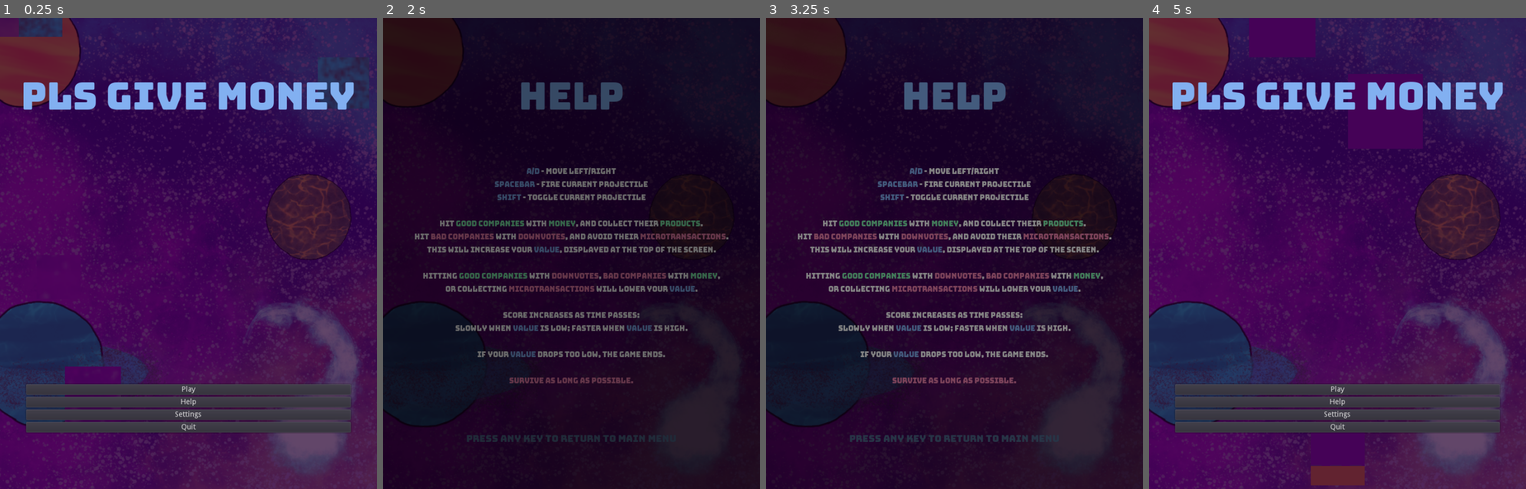
Above: before the commit, frames 1-4 (left to right).
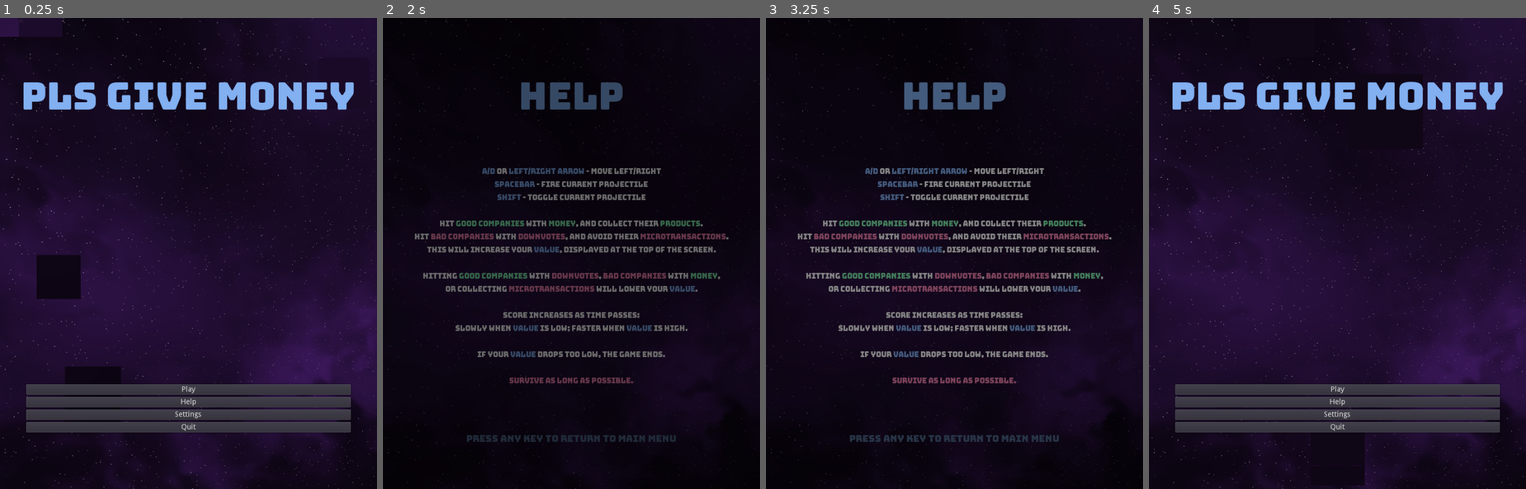
Above: after the commit, the same moments.

Repository: SJPGDD/PlsGiveMoney
Game: Godot game, scene res://Scenes/Menu.tscn
Two runs of this game, one before a commit and one after it. Both use one fixed random seed, a clock stepped at 60 frames per second and the inputs below.
Inputs (mouse positions are in pixels of both pictures, inside the frame that each line leads up to):
- Up to frame 1 (0.25 s): no input
- Up to frame 2 (2 s): click "Help" at 0.5 s; move the mouse to (654, 229) at 1.27 s; hold D (move_right) from 1.28 s (still down); tap Shift (toggle_projectile) at 1.35 s
- Up to frame 3 (3.25 s): tap Enter at 2, 2.75 s; move the mouse to (879, 277) at 2.02 s; release D (move_right) at 2.03 s; hold A (move_left) 2.03-2.78 s; tap Shift (toggle_projectile) at 2.1 s; move the mouse to (992, 149) at 2.77 s; hold D (move_right) from 2.78 s (still down); hold Space (fire_projectile) from 2.78 s (still down)
- Up to frame 4 (5 s): tap Enter at 3.5 s; move the mouse to (1318, 347) at 3.52 s; release Space (fire_projectile) at 3.53 s; tap Shift (toggle_projectile) at 3.6 s; move the mouse to (1450, 324) at 4.27 s; release D (move_right) at 4.28 s; hold A (move_left) from 4.28 s (still down); hold Space (fire_projectile) from 4.28 s (still down)

The runs differ from the first frame. In frame 1, 85% of the frame differs, in the area x 0-100%, y 0-100%; in frame 2, 16%; in frame 3, 37%; in frame 4, 85%.

Commit message:
Background Change, Scrolling, Music Changes

Diff:
--- a/PlsGiveMoneyGD/Scenes/Game.tscn
+++ b/PlsGiveMoneyGD/Scenes/Game.tscn
@@ -1,7 +1,7 @@
-[gd_scene load_steps=15 format=2]
+[gd_scene load_steps=21 format=2]
 
 [ext_resource path="res://Scripts/GameController.gd" type="Script" id=1]
-[ext_resource path="res://Assets/Textures/Backgrounds/Space.png" type="Texture" id=2]
+[ext_resource path="res://Assets/Textures/Backgrounds/SpaceGameSize.png" type="Texture" id=2]
 [ext_resource path="res://Scripts/Background.gd" type="Script" id=3]
 [ext_resource path="res://Scenes/Ships/Player.tscn" type="PackedScene" id=4]
 [ext_resource path="res://Scripts/CompanySpawner.gd" type="Script" id=5]
@@ -54,6 +54,76 @@
 "update": 0,
 "values": [ 0.0 ]
 }
+
+[sub_resource type="CanvasItemMaterial" id=11]
+
+render_priority = 0
+blend_mode = 1
+light_mode = 1
+
+[sub_resource type="Gradient" id=10]
+
+offsets = PoolRealArray( 0, 1 )
+colors = PoolColorArray( 1, 1, 1, 1, 1, 1, 1, 0 )
+
+[sub_resource type="GradientTexture" id=9]
+
+gradient = SubResource( 10 )
+width = 32
+
+[sub_resource type="Curve" id=7]
+
+min_value = 0.0
+max_value = 1.0
+bake_resolution = 100
+_data = [ Vector2( 0, 1 ), 0.0, 0.0, 0, 0, Vector2( 1, 0 ), 0.0, 0.0, 0, 0 ]
+
+[sub_resource type="CurveTexture" id=8]
+
+width = 32
+curve = SubResource( 7 )
+
+[sub_resource type="ParticlesMaterial" id=6]
+
+render_priority = 0
+trail_divisor = 200
+trail_size_modifier = SubResource( 8 )
+trail_color_modifier = SubResource( 9 )
+emission_shape = 2
+emission_box_extents = Vector3( 1, 360, 1 )
+flag_align_y = false
+flag_rotate_y = false
+flag_disable_z = true
+spread = 0.0
+flatness = 0.0
+gravity = Vector3( 0, 0, 0 )
+initial_velocity = 1000.0
+initial_velocity_random = 0.2
+angular_velocity = 0.0
+angular_velocity_random = 0.0
+orbit_velocity = 0.0
+orbit_velocity_random = 0.0
+linear_accel = 0.0
+linear_accel_random = 0.0
+radial_accel = 0.0
+radial_accel_random = 0.0
+tangential_accel = 0.0
+tangential_accel_random = 0.0
+damping = 0.0
+damping_random = 0.0
+angle = 0.0
+angle_random = 0.0
+scale = 2.0
+scale_random = 0.0
+color = Color( 0.971619, 0.882813, 1, 0.381216 )
+hue_variation = 0.0
+hue_variation_random = 0.0
+anim_speed = 0.0
+anim_speed_random = 0.0
+anim_offset = 0.0
+anim_offset_random = 0.0
+anim_loop = false
+_sections_unfolded = [ "Color", "Emission Shape", "Flags", "Gravity", "Initial Velocity", "Scale", "Spread", "Trail" ]
 
 [sub_resource type="StyleBoxFlat" id=4]
 
@@ -92,7 +162,7 @@
 font_data = ExtResource( 8 )
 _sections_unfolded = [ "Font", "Settings" ]
 
-[node name="Game" type="Node2D"]
+[node name="Game" type="Node2D" index="0"]
 
 script = ExtResource( 1 )
 company_hits_player = 1.0
@@ -100,14 +170,26 @@
 
 [node name="Background" type="Sprite" parent="." index="0"]
 
-self_modulate = Color( 0.498039, 0.498039, 0.498039, 1 )
+pause_mode = 2
 material = SubResource( 2 )
 texture = ExtResource( 2 )
 centered = false
+region_enabled = true
+region_rect = Rect2( 0, 0, 720, 8192 )
 script = ExtResource( 3 )
-_sections_unfolded = [ "Transform", "Visibility" ]
-
-[node name="Glitch" type="AnimationPlayer" parent="Background" index="0"]
+_sections_unfolded = [ "Animation", "Offset", "Pause", "Region", "Transform", "Visibility" ]
+scroll_speed = 100
+
+[node name="TileAbove" type="Sprite" parent="Background" index="0"]
+
+position = Vector2( 0, -900 )
+texture = ExtResource( 2 )
+centered = false
+region_enabled = true
+region_rect = Rect2( 0, 7292, 720, 900 )
+_sections_unfolded = [ "Offset", "Region", "Transform" ]
+
+[node name="Glitch" type="AnimationPlayer" parent="Background" index="1"]
 
 playback_process_mode = 1
 playback_default_blend_time = 0.0
@@ -118,25 +200,50 @@
 blend_times = [  ]
 autoplay = ""
 
-[node name="Projectiles" type="Node2D" parent="." index="1"]
+[node name="Stars" type="Particles2D" parent="." index="1"]
+
+material = SubResource( 11 )
+position = Vector2( 360, 0 )
+rotation = 1.5708
+emitting = true
+amount = 4000
+lifetime = 12.0
+one_shot = false
+preprocess = 2.0
+speed_scale = 2.0
+explosiveness = 0.0
+randomness = 0.2
+fixed_fps = 0
+fract_delta = true
+visibility_rect = Rect2( -100, -100, 200, 200 )
+local_coords = true
+draw_order = 0
+process_material = SubResource( 6 )
+texture = null
+normal_map = null
+h_frames = 1
+v_frames = 1
+_sections_unfolded = [ "Drawing", "Material", "Process Material", "Time", "Transform" ]
+
+[node name="Projectiles" type="Node2D" parent="." index="2"]
 
 _sections_unfolded = [ "Z" ]
 
-[node name="Player" parent="." index="2" instance=ExtResource( 4 )]
+[node name="Player" parent="." index="3" instance=ExtResource( 4 )]
 
 _sections_unfolded = [ "Material", "Pause", "Z" ]
 spawn = Vector2( 360, 800 )
 
-[node name="Companies" type="Node2D" parent="." index="3"]
+[node name="Companies" type="Node2D" parent="." index="4"]
 
 script = ExtResource( 5 )
 _sections_unfolded = [ "Z" ]
 
-[node name="Messages" type="Node2D" parent="." index="4"]
+[node name="Messages" type="Node2D" parent="." index="5"]
 
 script = ExtResource( 6 )
 
-[node name="UI" type="Control" parent="." index="5"]
+[node name="UI" type="Control" parent="." index="6"]
 
 anchor_left = 0.0
 anchor_top = 0.0
--- a/PlsGiveMoneyGD/Scenes/Help.tscn
+++ b/PlsGiveMoneyGD/Scenes/Help.tscn
@@ -1,6 +1,6 @@
 [gd_scene load_steps=8 format=2]
 
-[ext_resource path="res://Assets/Textures/Backgrounds/Space.png" type="Texture" id=1]
+[ext_resource path="res://Assets/Textures/Backgrounds/SpaceMenuSize.png" type="Texture" id=1]
 [ext_resource path="res://Assets/Fonts/BungeeDynamic.tres" type="DynamicFontData" id=2]
 
 [sub_resource type="GDScript" id=1]
@@ -46,7 +46,6 @@
 
 [node name="Background" type="Sprite" parent="." index="0"]
 
-self_modulate = Color( 0.498039, 0.498039, 0.498039, 1 )
 texture = ExtResource( 1 )
 centered = false
 _sections_unfolded = [ "Material", "Transform", "Visibility" ]
@@ -121,6 +120,7 @@
 margin_right = 670.0
 margin_bottom = 735.0
 rect_pivot_offset = Vector2( 0, 0 )
+rect_clip_content = true
 mouse_filter = 2
 size_flags_horizontal = 1
 size_flags_vertical = 3
@@ -132,7 +132,7 @@
 custom_colors/font_color_selected = Color( 0, 0, 0, 1 )
 custom_constants/line_separation = 10
 bbcode_enabled = true
-bbcode_text = "[center][color=#82aff0]A/D[/color] - Move Left/Right
+bbcode_text = "[center][color=#82aff0]A/D[/color] or [color=#82aff0]Left/Right Arrow[/color] - Move Left/Right
 [color=#82aff0]Spacebar[/color] - Fire Current Projectile
 [color=#82aff0]Shift[/color] - Toggle Current Projectile
 
--- a/PlsGiveMoneyGD/Scenes/Menu.tscn
+++ b/PlsGiveMoneyGD/Scenes/Menu.tscn
@@ -1,7 +1,7 @@
 [gd_scene load_steps=8 format=2]
 
 [ext_resource path="res://Scripts/Menu.gd" type="Script" id=1]
-[ext_resource path="res://Assets/Textures/Backgrounds/Space.png" type="Texture" id=2]
+[ext_resource path="res://Assets/Textures/Backgrounds/SpaceMenuSize.png" type="Texture" id=2]
 
 [sub_resource type="Shader" id=1]
 
@@ -80,7 +80,6 @@
 
 [node name="Background" type="Sprite" parent="." index="0"]
 
-self_modulate = Color( 0.498039, 0.498039, 0.498039, 1 )
 texture = ExtResource( 2 )
 centered = false
 _sections_unfolded = [ "Offset", "Transform", "Visibility" ]
--- a/PlsGiveMoneyGD/Scenes/Settings.tscn
+++ b/PlsGiveMoneyGD/Scenes/Settings.tscn
@@ -1,6 +1,6 @@
 [gd_scene load_steps=7 format=2]
 
-[ext_resource path="res://Assets/Textures/Backgrounds/Space.png" type="Texture" id=1]
+[ext_resource path="res://Assets/Textures/Backgrounds/SpaceMenuSize.png" type="Texture" id=1]
 [ext_resource path="res://Assets/Fonts/BungeeDynamic.tres" type="DynamicFontData" id=2]
 
 [sub_resource type="GDScript" id=1]
@@ -39,7 +39,6 @@
 
 [node name="Background" type="Sprite" parent="." index="0"]
 
-self_modulate = Color( 0.498039, 0.498039, 0.498039, 1 )
 texture = ExtResource( 1 )
 centered = false
 _sections_unfolded = [ "Transform", "Visibility" ]
--- a/PlsGiveMoneyGD/Scripts/Background.gd
+++ b/PlsGiveMoneyGD/Scripts/Background.gd
@@ -1,6 +1,9 @@
 extends Sprite
 
+export(int) var scroll_speed = 100 #px/sec
+
 func _process(delta):
+	_translate(delta)
 	_lerp_reset_color()
 
 #Controls the color aberration shader
@@ -27,3 +30,8 @@
 	modulate.r = lerp(modulate.r, 1.0, 0.07)
 	modulate.g = lerp(modulate.g, 1.0, 0.07)
 	modulate.b = lerp(modulate.b, 1.0, 0.07)
+
+func _translate(delta):
+	position.y += scroll_speed * delta
+	if position.y >= 900:
+		position.y = -8192 + 900
--- a/PlsGiveMoneyGD/Scripts/GameController.gd
+++ b/PlsGiveMoneyGD/Scripts/GameController.gd
@@ -23,6 +23,7 @@
 }
 
 func _ready():
+	$"/root/MusicPlayer".play_stream(load("res://Assets/Audio/Music/Game.wav"))
 	randomize()
 
 func _process(delta):
@@ -74,7 +75,9 @@
 	#Score display, integer representation
 	score.text = str(int(player.score))
 	val += 0.5 #Convert to 0..1 scale
-	score.self_modulate = Color(1 - val, val, 1)
+	score.self_modulate.r = lerp(score.self_modulate.r, 1 - val, 0.1)
+	score.self_modulate.g = lerp(score.self_modulate.g, val, 0.1)
+	score.self_modulate.b = 1
 
 func lose():
 	if lost: return; else: lost = true
--- a/PlsGiveMoneyGD/Scripts/Messages.gd
+++ b/PlsGiveMoneyGD/Scripts/Messages.gd
@@ -6,7 +6,7 @@
 
 func _ready():
 	cache["GreatValue"] = make("Great Value", Color(0, 1, 1))
-	cache["LowValue"] = make("Low Value", Color(1, 0, 1))
+	cache["LowValue"] = make("Danger: Low Value", Color(1, 0, 1))
 
 func _process(delta):
 	if get_child_count() > 0:
--- a/PlsGiveMoneyGD/Scripts/Player.gd
+++ b/PlsGiveMoneyGD/Scripts/Player.gd
@@ -31,6 +31,7 @@
 func _ready():
 	spawn()
 	value_ratio.connect("below_minimum", $"/root/Game", "lose")
+	value_ratio.connect("low_warning", $"/root/Game/Messages", "show", ["LowValue"])
 	value_ratio.connect("above_maximum", $"/root/Game/Messages", "show", ["GreatValue"])
 
 #Updates horizontal position, increments score,
--- a/PlsGiveMoneyGD/Scripts/ValueRatio.gd
+++ b/PlsGiveMoneyGD/Scripts/ValueRatio.gd
@@ -5,6 +5,9 @@
 
 #Emitted when the ratio goes above maximum in add_value
 signal above_maximum
+
+#Emitted when the ratio goes below -0.5
+signal low_warning
 
 #The set of values being tracked for the ratio
 var buffer = []
@@ -72,12 +75,17 @@
 #the corresponding signals if needed.
 func _check_boundaries():
 	if _get_ratio() <= minimum:
+		if last_state != -2:
+			emit_signal("below_minimum")
+			last_state = -2
+	elif _get_ratio() <= -0.5:
 		if last_state != -1:
-			emit_signal("below_minimum")
+			emit_signal("low_warning")
 			last_state = -1
+	elif _get_ratio() >= 0.0:
+		if last_state == -1:
+			last_state = 0
 	elif _get_ratio() >= maximum:
 		if last_state != 1:
 			emit_signal("above_maximum")
 			last_state = 1
-	else:
-		last_state = 0
--- a/PlsGiveMoneyGD/project.godot
+++ b/PlsGiveMoneyGD/project.godot
@@ -32,8 +32,10 @@
 [input]
 
 move_left=[ Object(InputEventKey,"resource_local_to_scene":false,"resource_name":"","device":0,"alt":false,"shift":false,"control":false,"meta":false,"command":false,"pressed":false,"scancode":65,"unicode":0,"echo":false,"script":null)
+, Object(InputEventKey,"resource_local_to_scene":false,"resource_name":"","device":0,"alt":false,"shift":false,"control":false,"meta":false,"command":false,"pressed":false,"scancode":16777231,"unicode":0,"echo":false,"script":null)
  ]
 move_right=[ Object(InputEventKey,"resource_local_to_scene":false,"resource_name":"","device":0,"alt":false,"shift":false,"control":false,"meta":false,"command":false,"pressed":false,"scancode":68,"unicode":0,"echo":false,"script":null)
+, Object(InputEventKey,"resource_local_to_scene":false,"resource_name":"","device":0,"alt":false,"shift":false,"control":false,"meta":false,"command":false,"pressed":false,"scancode":16777233,"unicode":0,"echo":false,"script":null)
  ]
 fire_projectile=[ Object(InputEventKey,"resource_local_to_scene":false,"resource_name":"","device":0,"alt":false,"shift":false,"control":false,"meta":false,"command":false,"pressed":false,"scancode":32,"unicode":0,"echo":false,"script":null)
  ]
Not shown, added: PlsGiveMoneyGD/Assets/Audio/Music/Game.wav.import
Binary file added: PlsGiveMoneyGD/Assets/Textures/Backgrounds/SpaceFullSize.png
Not shown, added: PlsGiveMoneyGD/Assets/Textures/Backgrounds/SpaceFullSize.png.import
Binary file added: PlsGiveMoneyGD/Assets/Textures/Backgrounds/SpaceGameSize.png
Not shown, added: PlsGiveMoneyGD/Assets/Textures/Backgrounds/SpaceGameSize.png.import
Binary file added: PlsGiveMoneyGD/Assets/Textures/Backgrounds/SpaceMenuSize.png
Not shown, added: PlsGiveMoneyGD/Assets/Textures/Backgrounds/SpaceMenuSize.png.import
Not shown, added: PlsGiveMoneyGD/Assets/Audio/Music/Game.wav
